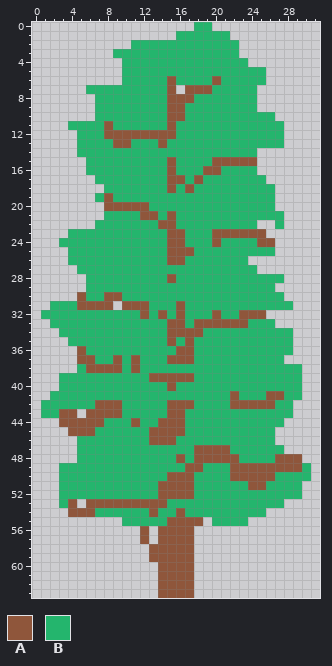
Pixel-art file -- Twisted Petal/Assets/Aseprite/Enemies/Unanimated/redAdlerTree.ase. The first picture shows the starting point.
32x64 pixels, 1 frame.
Palette (. is transparent): A #8f563b  B #24b56d
Pixels before, first column x 1:
 0 .................BB...........
 1 ...............BBBBBB.........
 2 ..........BBBBBBBBBBBB........
 3 ........BBBBBBBBBBBBBB........
 4 .........BBBBBBBBBBBBBB.......
 5 .........BBBBBBBBBBBBBBBB.....
 6 .........BBBBBABBBBABBBBB.....
 7 .....BBBBBBBBBA.AAABBBBB......
 8 ......BBBBBBBBAAABBBBBBB......
 9 ......BBBBBBBBAABBBBBBBB......
10 ......BBBBBBBBAABBBBBBBBBB....
11 ...BBBBABBBBBBABBBBBBBBBBBB...
12 ....BBBAAAAAAAABBBBBBBBBBBB...
13 ....BBBBAABBBABBBBBBBBBBBBB...
14 ....BBBBBBBBBBBBBBBBBBBB......
15 .....BBBBBBBBBABBBBAAAAA......
16 .....BBBBBBBBBABBBAABBBB......
17 ......BBBBBBBBAABABBBBBBB.....
18 .......BBBBBBBABABBBBBBBBB....
19 ......BABBBBBBBBBBBBBBBBBB....
20 .......AAAAABBBBBBBBBBBBBB....
21 .......BBBBAABABBBBBBBBBBBB...
22 ......BBBBBBBAABBBBBBBBB..B...
23 ...BBBBBBBBBBBAABBBAAAAAA.....
24 ..BBBBBBBBBBBBAABBBABBBBAA....
25 ...BBBBBBBBBBBAAABBBBBBBBB....
26 ...BBBBBBBBBBBAABBBBBBB.......
27 ....BBBBBBBBBBBBBBBBBBBB......
28 .....BBBBBBBBBABBBBBBBBBBBB...
29 .....BBBBBBBBBBBBBBBBBBBBB....
30 ....ABBAABBBBBBBBBBBBBBBBBB...
31 .BBBAAAA.AAABBBABBBBBBBBBBBB..
32 BBBBBBBBBBBABABABBBABBAAA.....
33 .BBBBBBBBBBBBBAABAAAAAABBB....
34 ..BBBBBBBBBBBBAAAABBBBBBBBBB..
35 ...BBBBBBBBBBBABABBBBBBBBBBB..
36 ....ABBBBBBBBBBAABBBBBBBBBBB..
37 ....AABBABABBBAAABBBBBBBBBB...
38 ....BAAAABABBBBBBBBBBBBBBBBBB.
39 ..BBBBBBBBBBAAAAABBBBBBBBBBBB.
40 ..BBBBBBBBBBBBABBBBBBBBBBBBBB.
41 .BBBBBBBBBBBBBBBBBBBBABBBAABB.
42 BBBBBBAAABBBBBAAABBBBAAAAABB..
43 BBAA.AAAABBBBBAABBBBBBBBBBBB..
44 ..AAAAABBBABBAAABBBBBBBBBBB...
45 ...AAABBBBBBAAAABBBBBBBBBB....
46 ....BBBBBBBBAAABBBBBBBBBBB....
47 ....BBBBBBBBBBBBBAAAABBBBBB...
48 ....BBBBBBBBBBBABAAAAABBBBAAA.
49 ..BBBBBBBBBBBBBBAABBBAAAAAAAAB
50 ..BBBBBBBBBBBBAAABBBBAAAAABBBB
51 ..BBBBBBBBBBBAAAABBBBBBAABBBB.
52 ..BBBBBBBBBBBAAAABBBBBBBBBBBB.
53 ..BA.AAAAAAAAABBBBBBBBBBBBB...
54 ...AAABBBBBBABBABBBBBBBBB.....
55 .........BBBBBAAAA.BBBB.......
56 ...........A.AAAA.............
57 ...........A.AAAA.............
58 ............AAAAA.............
59 ............AAAAA.............
60 .............AAAA.............
61 .............AAAA.............
62 .............AAAA.............
63 .............AAAA.............
After the commit:
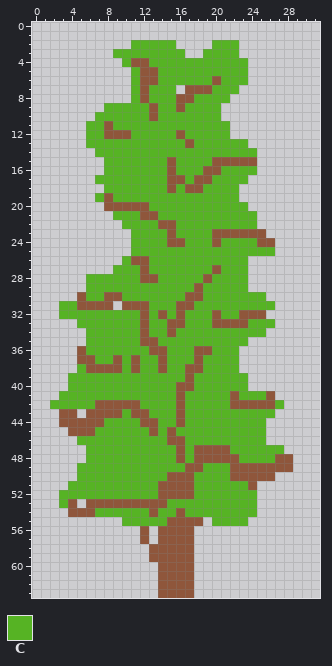
Colours new in this view: C #56b324
From old to new:
Changed rows in their new state; - is an unchanged pixel.
first column x 1:
 0 -----------------..-----------
 1 ---------------......---------
 2 ----------CCCCC....CCC--------
 3 --------CCCCCCCC..CCCC--------
 4 ---------CAACCCCCCCCCCC-------
 5 ---------.CAACCCCCCCCCC..-----
 6 ---------.CAACCCCCC-CCC..-----
 7 -----.....CACCC----CCC..------
 8 ------....CACCC--CCCC...------
 9 ------.CCCCCACC-CCCC....------
10 ------CCCCCCACCCCCCC......----
11 ---..CC-CCCCCCCCCCCCC......---
12 ----.CC---CCCCCACCCCC......---
13 ----.CCCCCCCCCCCACCCCCC....---
14 ----..CCCCCCCCCCCCCCCCCC------
15 -----..CCCCCCC-CCCC-----------
16 -----..CCCCCCC-CCC--CCCC------
17 ------CCCCCCCC--C-ACCCC..-----
18 -------CCCCCCC-C-ACCCC....----
19 ------C-CCCCCCCCCCCCCC....----
20 ------------CCCCCCCCCCC...----
21 -------.CCC--CCCCCCCCCCC...---
22 ------...CCCC--CCCCCCCCC--.---
23 ---.......CCCC-CCCC-----------
24 --........CCCC--CCC-CCCC------
25 ---.......CCCCCCCCCCCCCCCC----
26 ---......CAACCCCCCCCCCC-------
27 ----....CCCACCCCCCCACCC.------
28 -----CCCCCCAACCCCCACCCC....---
29 -----CCCCCCCCCCCCACCCCC...----
30 -----CC--CCCCCCCAACCCCCCC..---
31 -.CC--------CCC-ACCCCCCCCC..--
32 ..CCCCCCCCC-C-C-CCC-CC--------
33 -...CCCCCCCACC--CCC----CCC----
34 --...CCCCCCACC-CCCCCCCCCC...--
35 ---..CCCCCCAACCCCCCCCCC.....--
36 -----CCCCCCCAACCCAACCC......--
37 ------CC-C-CCACCCACCCC.....---
38 ----C----C-CCACCAACCCC.......-
39 --.CCCCCCCCCCCCC-CCCCCC......-
40 --.CCCCCCCCCCCCAACCCCCC......-
41 -.CCCCCCCCCCCCCACCCCC-CCC-...-
42 .CCCCC---AACCCC-CCCCC-----C.--
43 ..-------CAACCC-CCCCCCCCCC..--
44 -------CCCCAACC-CCCCCCCCC..---
45 ------CCCCCC-C-CCCCCCCCCC.----
46 ----CCCCCCCCCC-ACCCCCCCCC.----
47 ----.CCCCCCCCCCAC----CCCCCC---
48 ----.CCCCCCCCCC-C-----CCCC--.-
49 --..CCCCCCCCCCCC--CCC-------..
50 --..CCCCCCCCCC---CCCC-----....
51 --.CCCCCCCCCC----CCCCCC-.....-
52 --CCCCCCCCCCC----CCCCCCC.....-
53 --C-----------CCCCCCCCCC...---
54 ------CCCCCC-CC-CCCCCCCC.-----
55 ---------CCCCC-----CCCC-------
